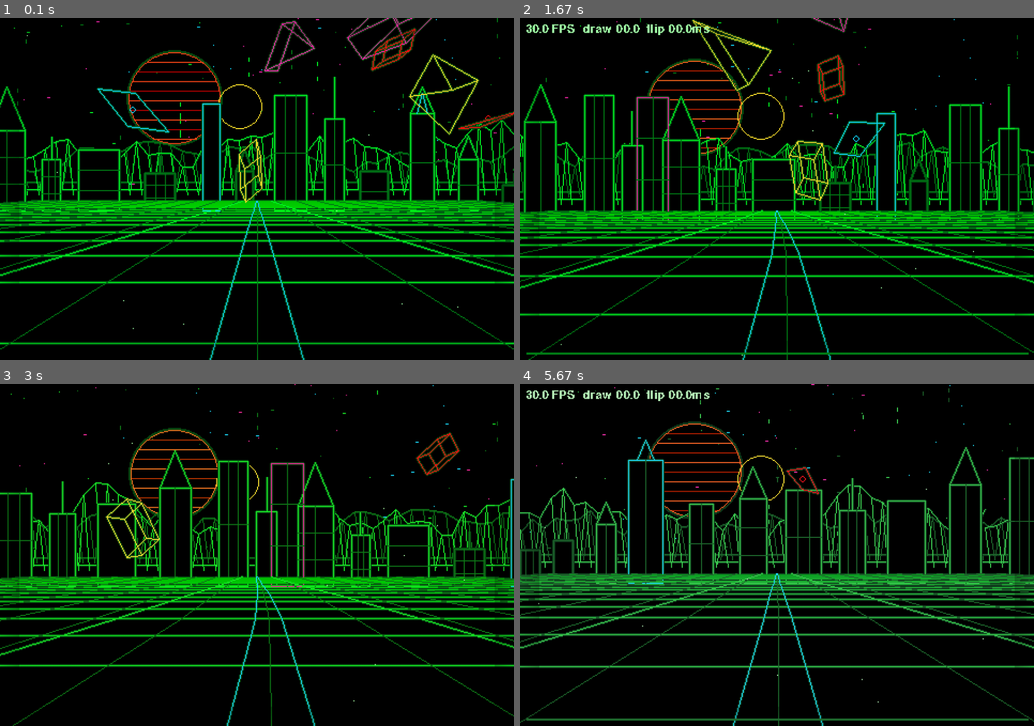
Above: before the commit, frames 1-4 (two rows, left to right).
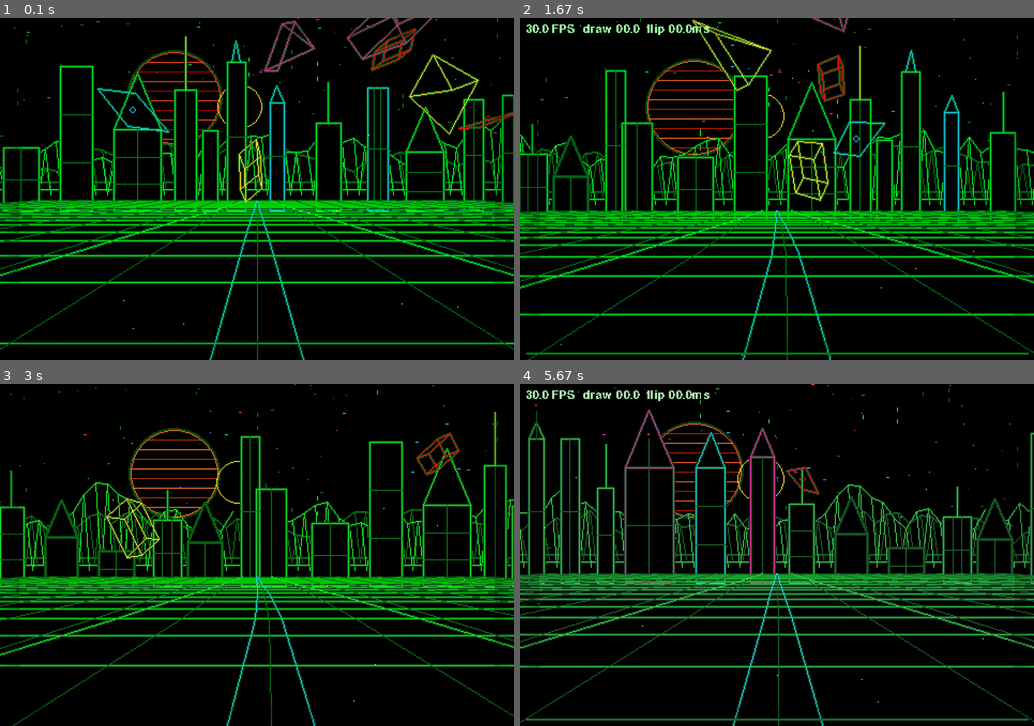
Above: after the commit, the same moments.

Repository: tatosgames/supertronicopygame
Game: pygame game, started from main.py
Two runs of this game, one before a commit and one after it. Both use one fixed random seed, a clock stepped at 60 frames per second and the inputs below.
Inputs:
- Up to frame 1 (0.1 s): no input
- Up to frame 2 (1.67 s): hold Space 0.33-0.8 s; hold Right 0.33-0.8 s; hold M 0.83-1.3 s; hold Right 0.83-1.3 s; hold D 0.83-1.3 s; tap F at 0.9, 1.2, 1.4 s; tap C at 0.98 s; hold Right from 1.33 s (still down); hold D from 1.33 s (still down)
- Up to frame 3 (3 s): tap F at 1.7, 1.9, 2.23, 2.53, 2.73 s; release Right at 1.8 s; release D at 1.8 s; hold Up 1.83-2.13 s; hold Right 2.17-2.63 s; hold D 2.17-2.63 s; tap C at 2.32 s; hold Left from 2.67 s (still down)
- Up to frame 4 (5.67 s): tap F at 3.03, 3.3, 3.63, 3.93, 4.07, 4.47, 4.77, 5.13, 5.53 s; release Left at 3.2 s; hold Down 3.23-3.53 s; hold S 3.23-3.53 s; hold Left 3.57-3.97 s; tap C at 3.72, 5.22 s; hold Up 4-4.37 s; tap G at 4.15, 5.62 s; hold Right 4.4-5.03 s; hold D 4.4-5.03 s; hold Down 5.07-5.43 s; hold S 5.07-5.43 s; hold Left from 5.47 s (still down)

The runs differ from the first frame. In frame 1, 11% of the frame differs, in the area x 0-100%, y 5-57%; in frame 2, 13%, in the area x 0-100%, y 8-60%; in frame 3, 12%; in frame 4, 11%.

Commit message:
Preserve aspect ratio for KMSDRM output

Diff:
--- a/app.py
+++ b/app.py
@@ -28,9 +28,14 @@
         internal_size = (config.width, config.height)
         self.surface = self.window if self.window.get_size() == internal_size else pygame.Surface(internal_size).convert()
         self.scene_surface = pygame.Surface((config.width, config.height)).convert()
+        self.viewport_rect = self._fit_viewport(internal_size, self.window.get_size())
+        self.presentation_surface = None
+        if self.surface is not self.window and self.viewport_rect.size != self.window.get_size():
+            self.presentation_surface = pygame.Surface(self.viewport_rect.size).convert()
         print(
             f"Video: driver={pygame.display.get_driver()} pygame={pygame.version.ver} "
-            f"SDL={pygame.version.SDL} window={self.window.get_size()} direct={self.surface is self.window}",
+            f"SDL={pygame.version.SDL} window={self.window.get_size()} "
+            f"viewport={self.viewport_rect.size} direct={self.surface is self.window}",
             flush=True,
         )
         self.clock = pygame.time.Clock()
@@ -65,6 +70,15 @@
         self.draw_ms = 0.0
         self.present_ms = 0.0
 
+    @staticmethod
+    def _fit_viewport(source_size: tuple[int, int], target_size: tuple[int, int]) -> pygame.Rect:
+        source_width, source_height = source_size
+        target_width, target_height = target_size
+        scale = min(target_width / source_width, target_height / source_height)
+        width = max(1, round(source_width * scale))
+        height = max(1, round(source_height * scale))
+        return pygame.Rect((target_width - width) // 2, (target_height - height) // 2, width, height)
+
     def randomize_seed(self) -> None:
         if self.city.transition_buildings is not None or self.terrain.transition_points is not None:
             return
@@ -187,7 +201,12 @@
         self.draw_vu_meter()
         self.draw_fps()
         if self.surface is not self.window:
-            pygame.transform.scale(self.surface, self.window.get_size(), self.window)
+            if self.presentation_surface is None:
+                pygame.transform.scale(self.surface, self.window.get_size(), self.window)
+            else:
+                pygame.transform.scale(self.surface, self.presentation_surface.get_size(), self.presentation_surface)
+                self.window.fill(palette.background)
+                self.window.blit(self.presentation_surface, self.viewport_rect)
         if draw_started:
             self.draw_ms = (time.perf_counter() - draw_started) * 1000.0
         present_started = time.perf_counter() if self.config.show_fps else 0.0
--- a/config.py
+++ b/config.py
@@ -130,6 +130,14 @@
 
     mountain_count: int = 46
     city_count: int = 24
+    city_min_width: float = 0.75
+    city_max_width: float = 2.70
+    city_min_height: float = 1.20
+    city_max_height: float = 8.50
+    city_min_gap: float = 0.35
+    city_max_gap: float = 1.80
+    city_span_left: float = -17.5
+    city_span_right: float = 17.5
     drone_count: int = 7
     star_count: int = 70
     data_column_count: int = 18
--- a/renderers/landscape.py
+++ b/renderers/landscape.py
@@ -198,6 +198,7 @@
     x: float
     w: float
     h: float
+    profile: int
     roof: int
     bands: int
     columns: int
@@ -223,13 +224,53 @@
     def _make_buildings(self, seed: int) -> list[Building]:
         rng = random.Random(seed + 202)
         buildings: list[Building] = []
-        x = -17.5
-        while x < 17.5 and len(buildings) < self.config.city_count:
-            w = rng.uniform(0.95, 2.35)
-            h = rng.uniform(1.4, 7.4)
-            buildings.append(Building(x, w, h, rng.choice([0, 0, 0, 1, 2]), rng.choice([0, 0, 1, 1, 2]), rng.choice([0, 0, 1, 1, 2]), rng.choice([0, 0, 0, 0, 1, 2]), rng.choice([0, 0, 0, 1, 2])))
-            x += w + rng.uniform(0.75, 1.65)
+        x = self.config.city_span_left
+        while x < self.config.city_span_right and len(buildings) < self.config.city_count:
+            profile = rng.choices((0, 1, 2, 3, 4), weights=(32, 20, 18, 18, 12), k=1)[0]
+            width = self._profile_width(rng, profile)
+            if x + width > self.config.city_span_right:
+                break
+            height = self._profile_height(rng, profile)
+            roof = rng.choice((0, 0, 0, 1, 2))
+            ornament = rng.choice((0, 0, 0, 0, 1, 2))
+            if profile == 3:
+                roof = 1
+            elif profile == 4:
+                roof = 2
+                ornament = 2
+            buildings.append(
+                Building(
+                    x=x,
+                    w=width,
+                    h=height,
+                    profile=profile,
+                    roof=roof,
+                    bands=rng.choice((0, 0, 1, 1, 2)),
+                    columns=rng.choice((0, 0, 1, 1, 2)),
+                    ornament=ornament,
+                    color_mode=rng.choice((0, 0, 0, 1, 2)),
+                )
+            )
+            x += width + rng.uniform(self.config.city_min_gap, self.config.city_max_gap)
         return buildings
+
+    def _profile_width(self, rng: random.Random, profile: int) -> float:
+        lo = self.config.city_min_width
+        hi = self.config.city_max_width
+        if profile == 1:  # slender tower
+            hi = min(hi, max(lo, 1.25))
+        elif profile == 2:  # broad block
+            lo = max(lo, min(hi, 1.55))
+        return rng.uniform(lo, hi)
+
+    def _profile_height(self, rng: random.Random, profile: int) -> float:
+        lo = self.config.city_min_height
+        hi = self.config.city_max_height
+        if profile == 2:  # broad block
+            hi = min(hi, max(lo, 5.3))
+        elif profile in (1, 4):  # towers and antenna landmarks
+            lo = max(lo, min(hi, 4.2))
+        return rng.uniform(lo, hi)
 
     def begin_transition(self, seed: int) -> None:
         if self.transition_buildings is not None:
--- a/tests/test_app.py
+++ b/tests/test_app.py
@@ -64,3 +64,8 @@
             app.draw()
         finally:
             app.close()
+
+    def test_viewport_preserves_internal_aspect_ratio(self) -> None:
+        viewport = App._fit_viewport((480, 320), (640, 480))
+        self.assertEqual(viewport.size, (640, 427))
+        self.assertEqual(viewport.topleft, (0, 26))
--- /dev/null
+++ b/tests/test_landscape.py
@@ -0,0 +1,40 @@
+import unittest
+
+from config import Config
+from renderers.landscape import CityRenderer
+
+
+class CityGenerationTests(unittest.TestCase):
+    def setUp(self) -> None:
+        self.config = Config(city_count=24)
+
+    def test_generation_is_deterministic_for_a_seed(self) -> None:
+        first = CityRenderer(self.config)._make_buildings(1234)
+        second = CityRenderer(self.config)._make_buildings(1234)
+        self.assertEqual(first, second)
+
+    def test_different_seeds_change_the_skyline(self) -> None:
+        first = CityRenderer(self.config)._make_buildings(1234)
+        second = CityRenderer(self.config)._make_buildings(5678)
+        self.assertNotEqual(first, second)
+
+    def test_buildings_stay_within_bounds_and_do_not_overlap(self) -> None:
+        buildings = CityRenderer(self.config)._make_buildings(1234)
+        self.assertLessEqual(len(buildings), self.config.city_count)
+        for building in buildings:
+            self.assertGreaterEqual(building.w, self.config.city_min_width)
+            self.assertLessEqual(building.w, self.config.city_max_width)
+            self.assertGreaterEqual(building.h, self.config.city_min_height)
+            self.assertLessEqual(building.h, self.config.city_max_height)
+            self.assertGreaterEqual(building.x, self.config.city_span_left)
+            self.assertLessEqual(building.x + building.w, self.config.city_span_right)
+        for left, right in zip(buildings, buildings[1:]):
+            self.assertLessEqual(left.x + left.w, right.x)
+
+    def test_seed_can_produce_multiple_architectural_profiles(self) -> None:
+        buildings = CityRenderer(self.config)._make_buildings(1234)
+        self.assertGreaterEqual(len({building.profile for building in buildings}), 3)
+
+
+if __name__ == "__main__":
+    unittest.main()
